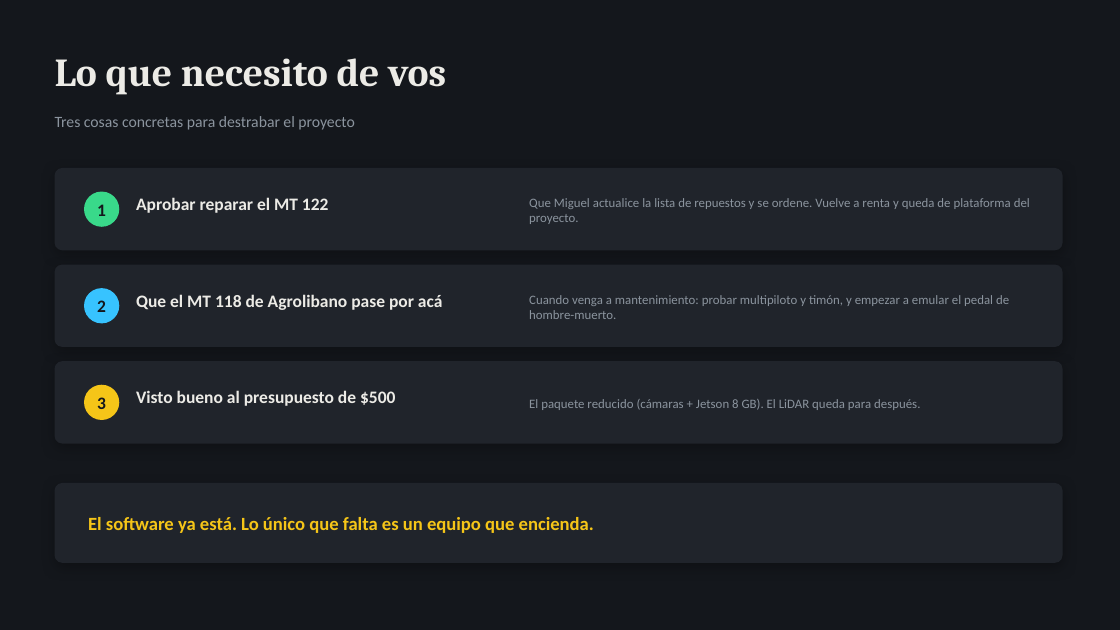
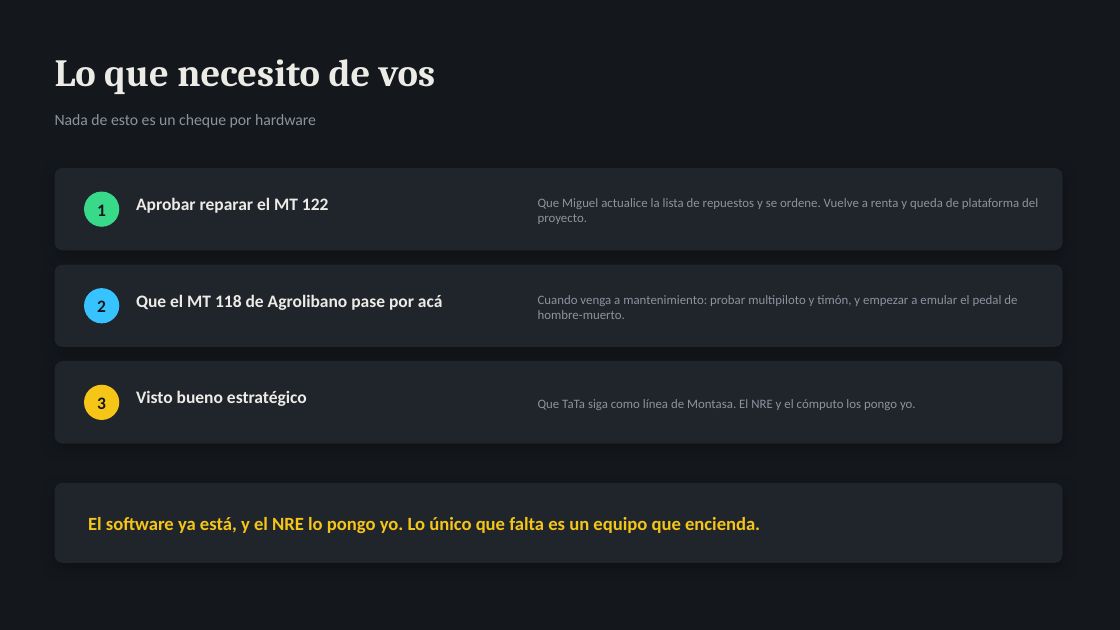
Before and after one commit to Rodzilla-TheCreator/tata, a slide deck: slide 11 of presentaciones/TaTa_Estado_y_Pedido_Omar.pptx (slide 9 before the commit). Drawn at 1120x630 pixels with LibreOffice and Linux fonts; fonts in the diff are those of the drawing. Boxes give left, top, right and bottom in pixels: in the first picture for what was removed or moved away, otherwise in the second. Text is boxed around its words. In the diff, an @@ line names an element or a change of style, - is before the commit and + after.

```diff
--- a/presentaciones/TaTa_Estado_y_Pedido_Omar.pptx
+++ b/presentaciones/TaTa_Estado_y_Pedido_Omar.pptx
@@ text "Lo que necesito de vos" at [55, 59, 435, 94]: size 34 to 33 pt @@
@@ text at [55, 114, 316, 128]: text changed @@
-Tres cosas concretas para destrabar el proyecto
+Nada de esto es un cheque por hardware
@@ text "Que Miguel actualice la lista ...": place and size @@
-text "Que Miguel actualice la lista ..." at [529, 198, 1030, 224]
+text "Que Miguel actualice la lista ..." at [538, 198, 1038, 224]
@@ text "Cuando venga a mantenimiento: probar ...": place and size @@
-text "Cuando venga a mantenimiento: probar ..." at [529, 295, 1009, 319]
+text "Cuando venga a mantenimiento: probar ..." at [538, 295, 1017, 319]
@@ text at [136, 390, 307, 406]: text changed @@
-Visto bueno al presupuesto de $500
+Visto bueno estratégico
@@ text at [538, 399, 916, 410]: text changed @@
-El paquete reducido (cámaras + Jetson 8 GB). El LiDAR queda para después.
+Que TaTa siga como línea de Montasa. El NRE y el cómputo los pongo yo.
@@ text at [88, 517, 760, 533]: text changed @@
-El software ya está. Lo único que falta es un equipo que encienda.
+El software ya está, y el NRE lo pongo yo. Lo único que falta es un equipo que encienda.
```
Also in this commit, not shown: 7 other slides changed, 3 slides added, 1 slide removed, 5 other files.
